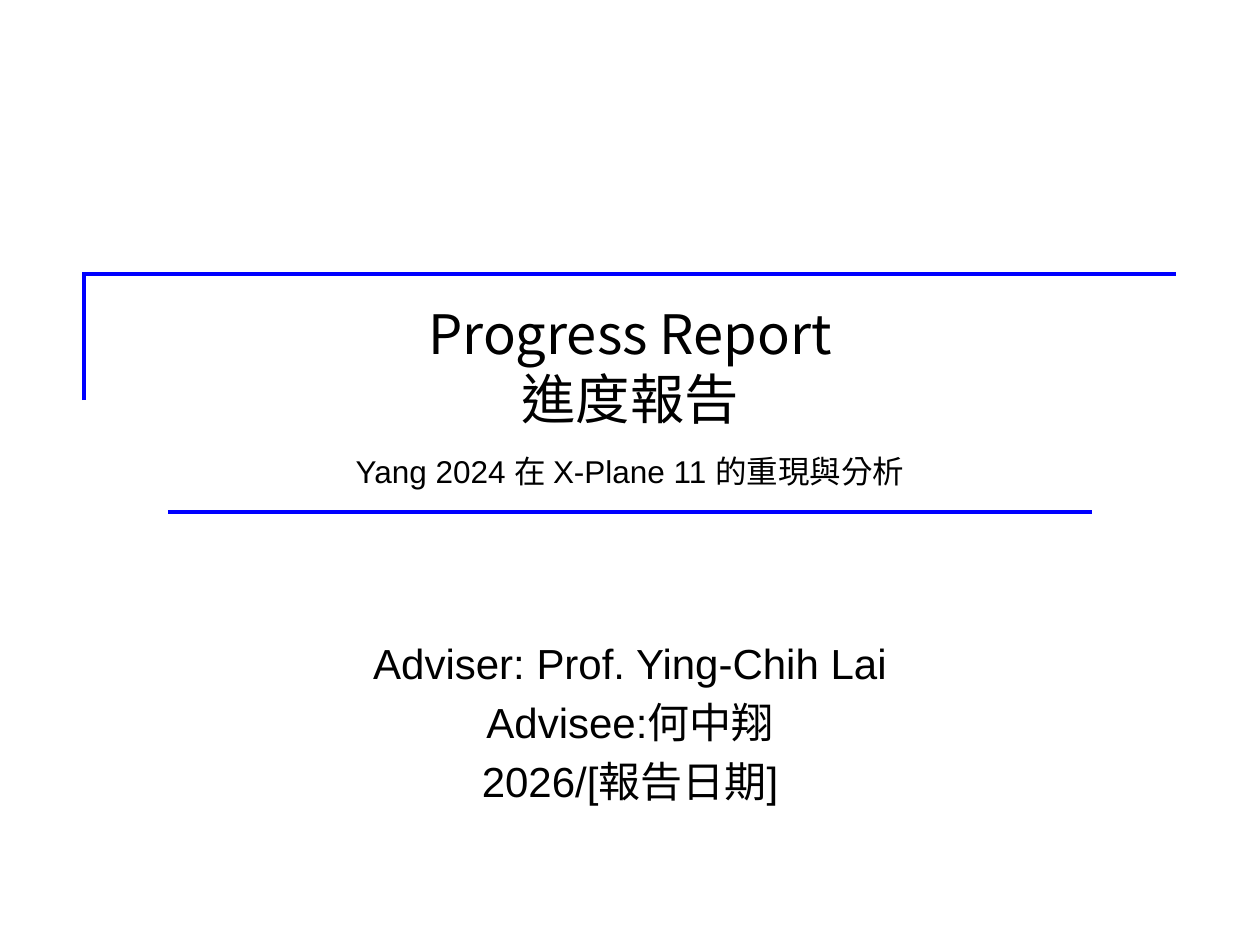
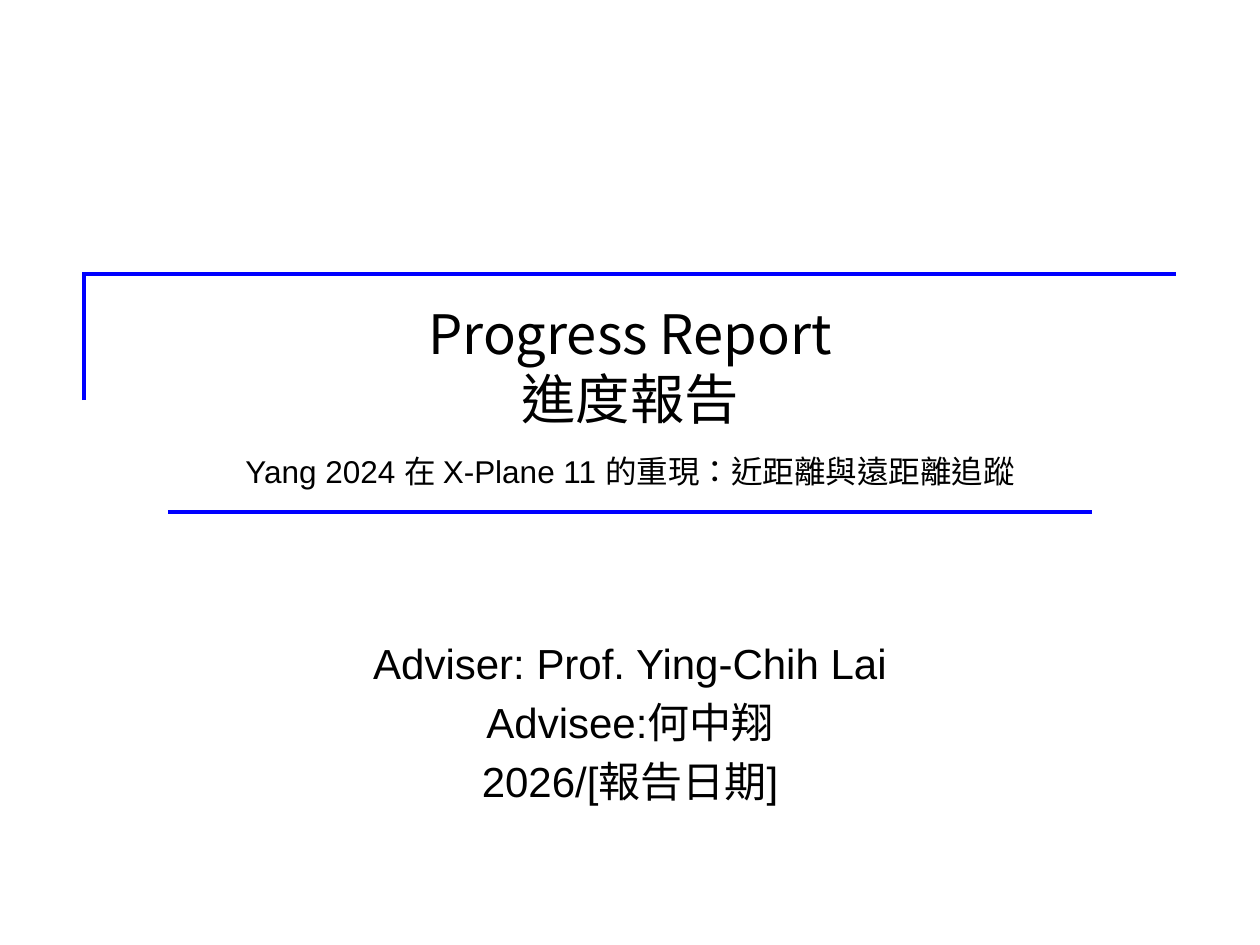
Before and after one commit to rossi1122/hsiang_thesis_simulation, a slide deck: slide 1 of docs/presentations/20261118_Phase2_進度報告.pptx. Drawn at 1260x945 pixels with LibreOffice and Linux fonts; fonts in the diff are those of the drawing. Boxes give left, top, right and bottom in pixels: in the first picture for what was removed or moved away, otherwise in the second. Text is boxed around its words. In the diff, an @@ line names an element or a change of style, - is before the commit and + after.

```diff
--- a/docs/presentations/20261118_Phase2_進度報告.pptx
+++ b/docs/presentations/20261118_Phase2_進度報告.pptx
@@ title at bbox=[245, 456, 1014, 489]: text changed @@
-Yang 2024 在 X-Plane 11 的重現與分析
+Yang 2024 在 X-Plane 11 的重現：近距離與遠距離追蹤
```
Also in this commit, not shown: 14 other slides changed, 1 slide removed.
